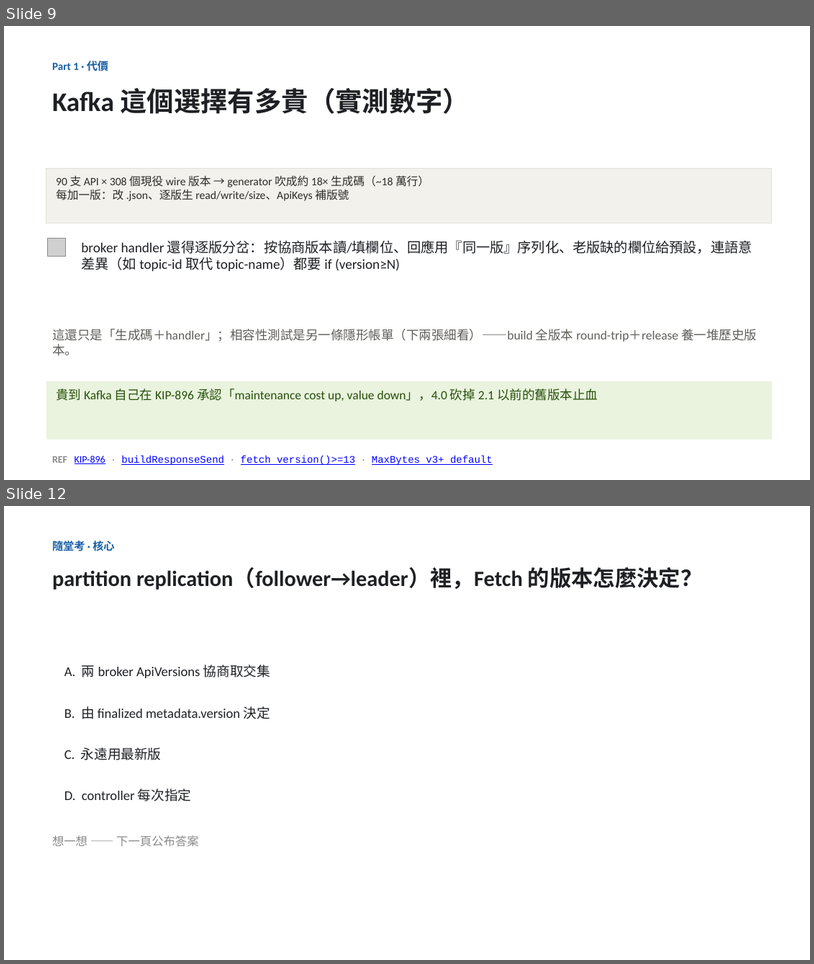
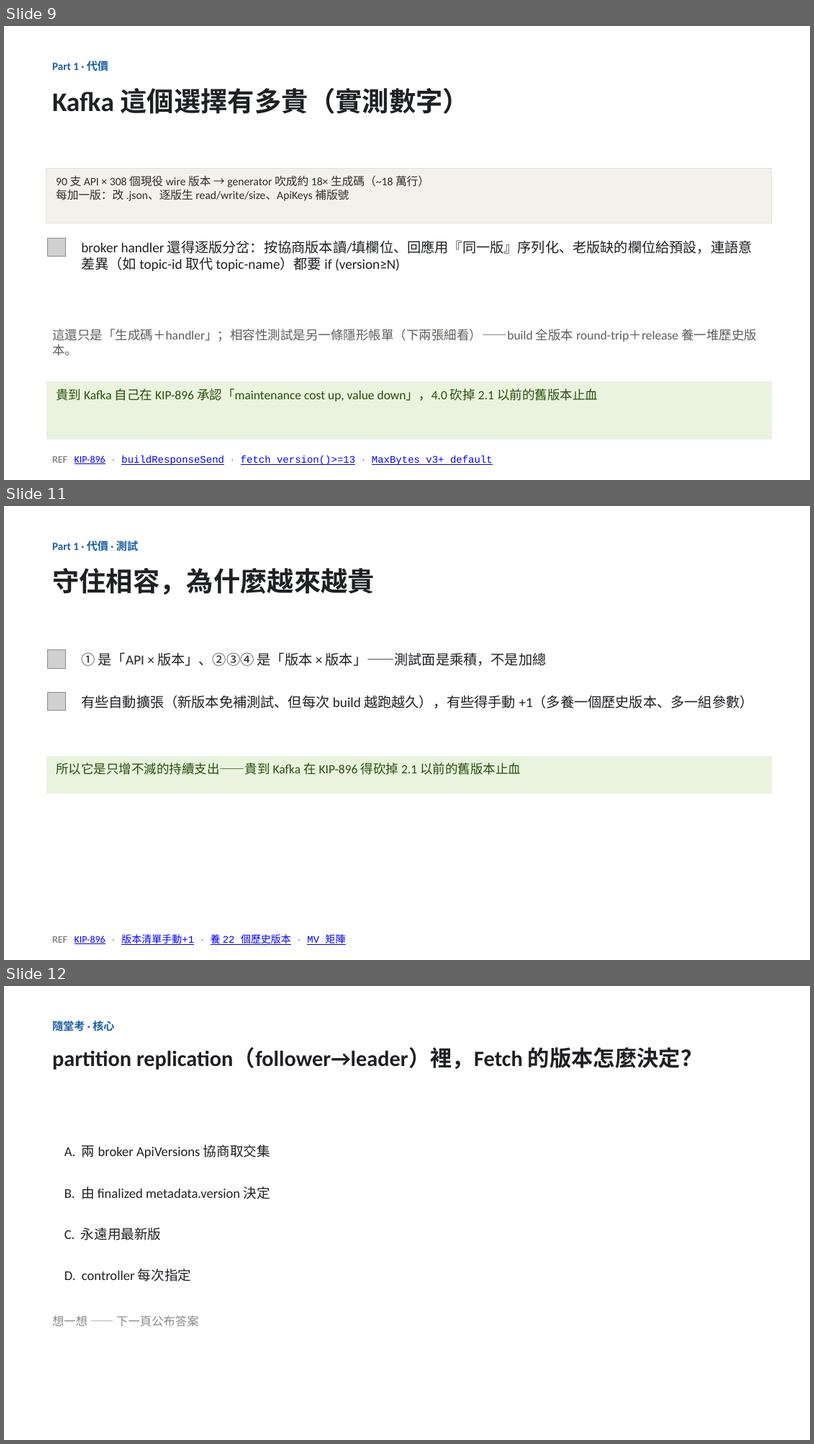
Before and after one commit to unknowntpo/kafka, a slide deck: study/version-control/kafka-version-negotiation.pptx. Shown one above the other, each under a label of ours: slides 9 and 12 before the commit, slides 9, 11 and 12 after it; the slides between them are not shown. The pictures are 814x964 and 814x1444 pixels, drawn with LibreOffice and Linux fonts; fonts in the diff are those of the drawing; grey boxes stand for pictures. Boxes give left, top, right and bottom in pixels: in the first picture for what was removed or moved away, otherwise in the second. Text is boxed around its words. In the diff, an @@ line names an element or a change of style, - is before the commit and + after.

Commit message:
study(version-control): 測試兩張重構為 WHAT/SO-WHAT（相容要保證什麼 / 為何越來越貴）
- 依 fork session hand-off spec：第一張列四件相容義務（①格式自洽 ②新→舊 ③舊→新 ④滾動升級），第二張講乘積成本
- 補反方向測試 compatibility_test_new_broker_test.py:68（舊 client→新 broker，broker=DEV）——原本只有新→舊
- compat-testing-cost.md 補反方向測試＋協商 vs MV 釘版的層次區分
- 行號全對 UP commit b7b1c0a8 驗證

```diff
--- a/study/version-control/kafka-version-negotiation.pptx
+++ b/study/version-control/kafka-version-negotiation.pptx
@@ slide 11 added at [4, 506, 810, 960], background #FFFFFF @@
@@ text added at [52, 539, 138, 554], 13 pt, text #185FA5, bold @@
+Part 1 · 代價 · 測試
@@ text added at [52, 568, 375, 595], 32 pt, text #1E2024, bold @@
+守住相容，為什麼越來越貴
@@ picture added at [47, 650, 66, 668] @@
@@ text added at [81, 652, 547, 666], 16.5 pt, text #1E2024 @@
+① 是「API × 版本」、②③④ 是「版本 × 版本」——測試面是乘積，不是加總
@@ picture added at [47, 692, 66, 710] @@
@@ text added at [81, 695, 754, 708], 16.5 pt, text #1E2024 @@
+有些自動擴張（新版本免補測試、但每次 build 越跑越久），有些得手動 +1（多養一個歷史版本、多一組參數）
@@ rectangle added at [46, 756, 772, 793], fill #E9F3DE, 15 pt, text #27500A @@
+所以它是只增不減的持續支出——貴到 Kafka 在 KIP-896 得砍掉 2.1 以前的舊版本止血
@@ text added at [52, 932, 346, 945], 12 pt, text #0000FF, underline @@
+REF KIP-896 · 版本清單手動+1 · 養 22 個歷史版本 · MV 矩陣
```
Also in this commit, not shown: 1 other slide added, 2 slides removed, 3 other files.
